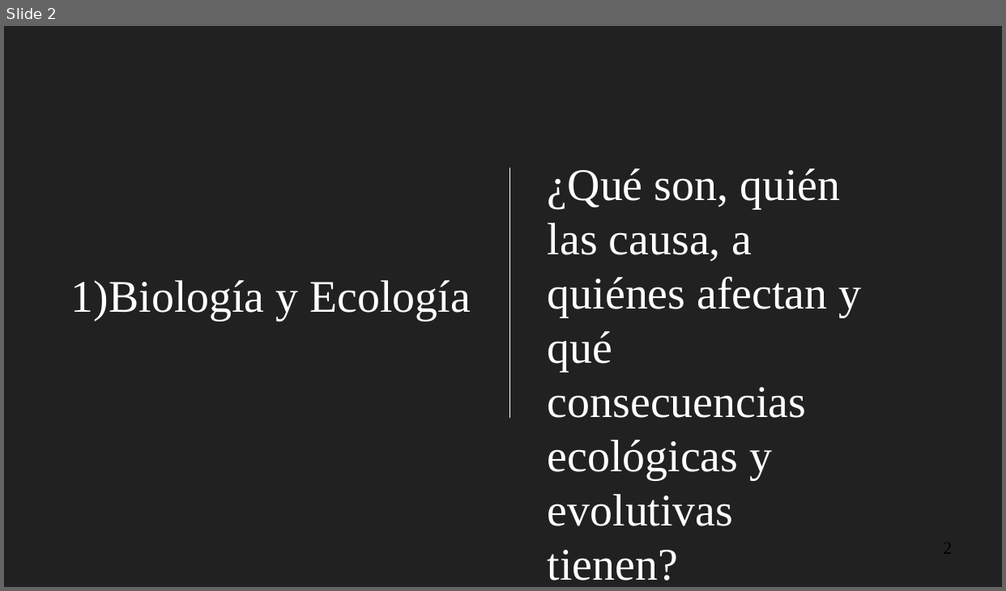
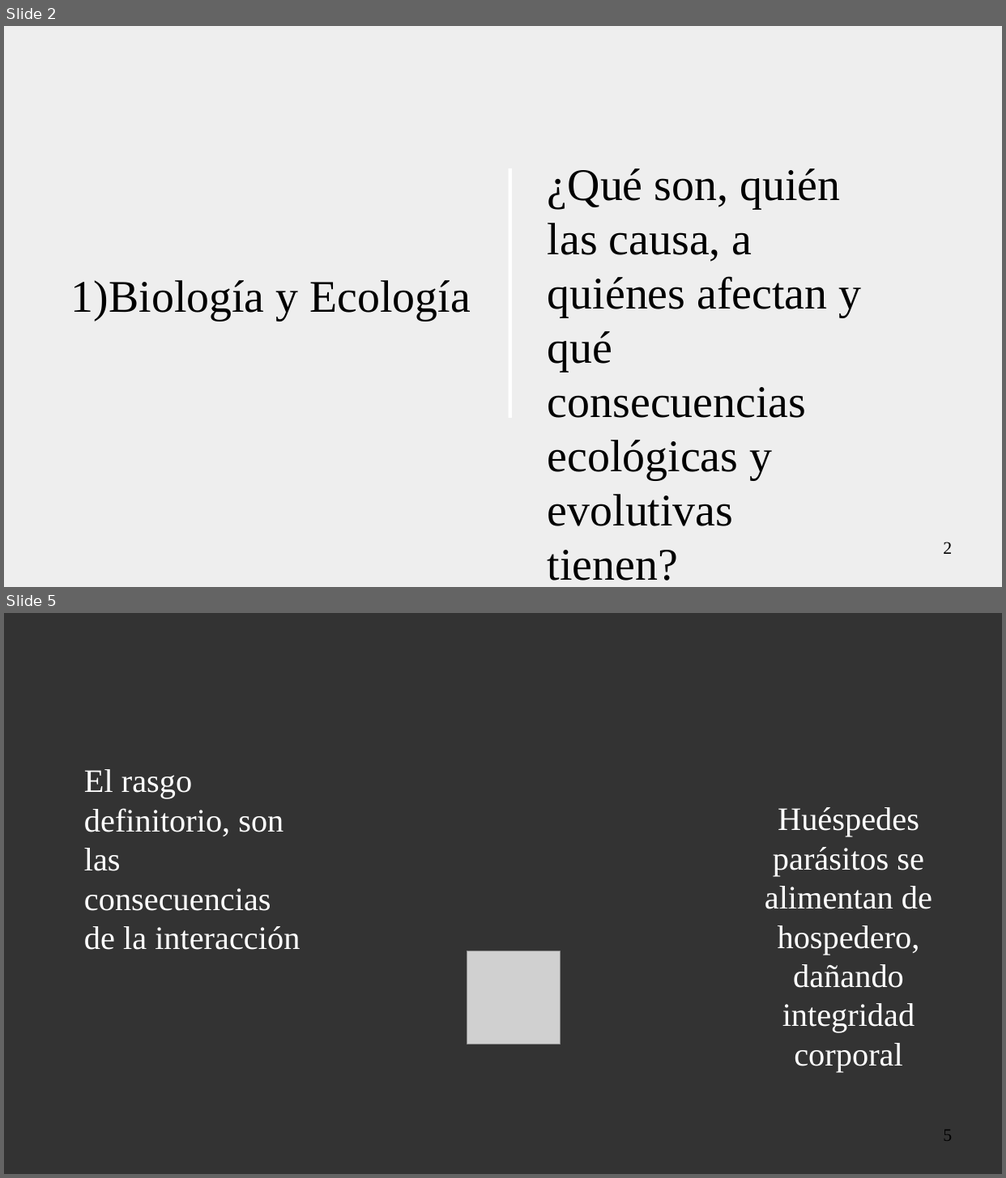
Before and after one commit to gerardommc/Medicina-Cons, a slide deck: Infecciosas.odp. Shown one above the other, each under a label of ours: slide 2 before the commit, slides 2 and 5 after it; the slides between them are not shown. The pictures are 1006x591 and 1006x1178 pixels, drawn with LibreOffice and Linux fonts; fonts in the diff are those of the drawing; grey boxes stand for pictures; background and template pictures are left out. Boxes give left, top, right and bottom in pixels: in the first picture for what was removed or moved away, otherwise in the second. Text is boxed around its words. In the diff, an @@ line names an element or a change of style, - is before the commit and + after.

```diff
--- a/Infecciosas.odp
+++ b/Infecciosas.odp
@@ slide 5 added at (4, 613, 1002, 1174), background picture (left out) @@
@@ text added at (84, 769, 300, 950), 26 pt, text #FFFFFF @@
+El rasgo definitorio, son las consecuencias de la interacción
@@ text added at (765, 807, 932, 1072), 26 pt, text #FFFFFF @@
+Huéspedes parásitos se alimentan de hospedero, dañando integridad corporal
@@ picture added at (467, 952, 560, 1044) @@
@@ page number added at (943, 1130, 952, 1141), 14 pt, text #000000 @@
+5
@@ slide 2 changed as well @@
@@ background #212121 to #EEEEEE @@
@@ subtitle "Biología y Ecología" at (71, 280, 471, 321): text colour #FFFFFF to #000000; bullet colour #FFFFFF to #000000 @@
@@ line (510, 169) - (510, 418): stroke #FFFFFF 0 pt to #FFFFFF 2.83 pt @@
@@ text "¿Qué son, quién las causa, ..." at (548, 169, 861, 581): text colour #FFFFFF to #000000 @@
@@ page number added at (943, 542, 952, 554), 14 pt, text #000000 @@
+2
```
Also in this commit, not shown: 1 other slide changed, 7 other slides added, 17 other files.
